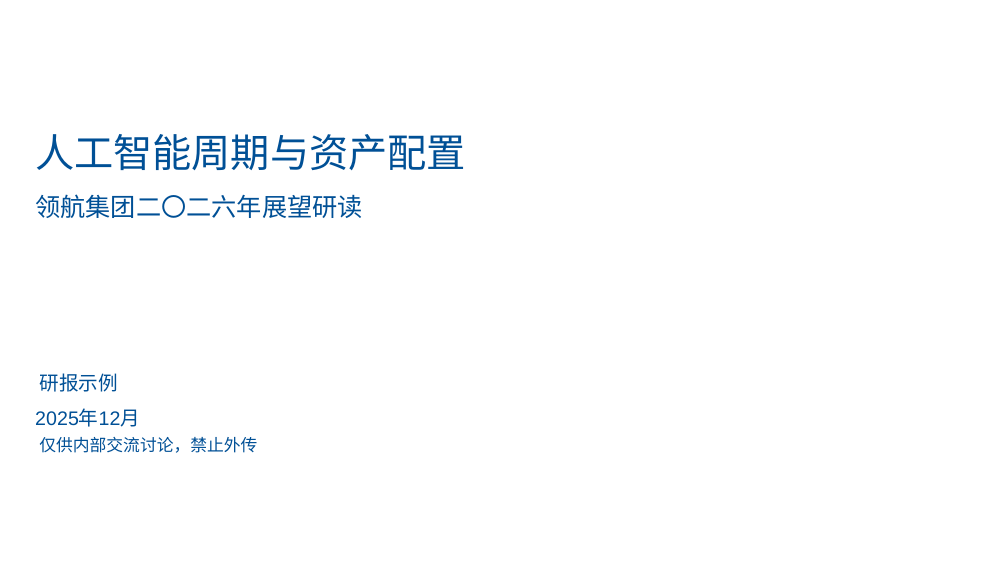
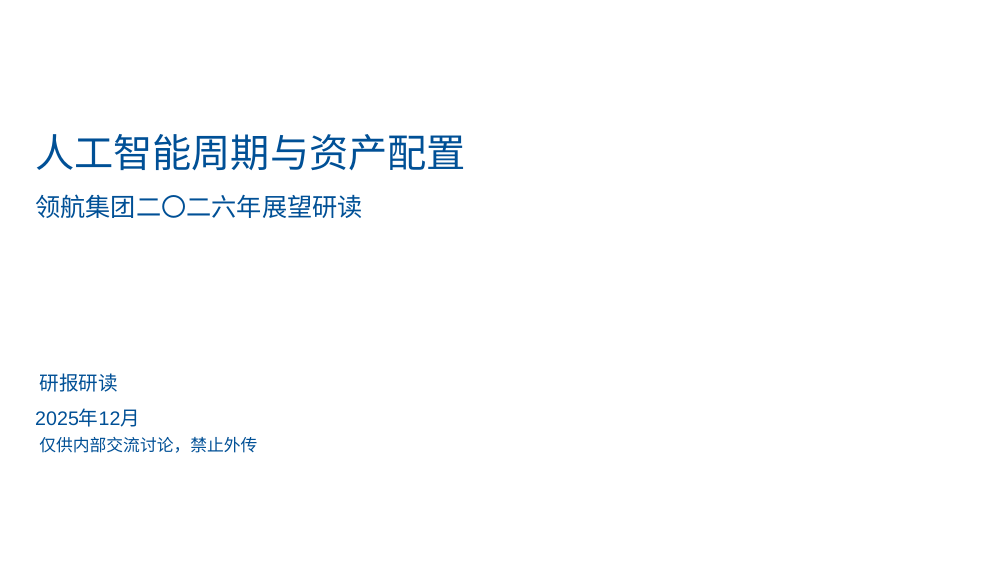
Before and after one commit to hyf901111-design/dsh-desktop, a slide deck: slide 1 of packages/dsh-research-task-runtime/assets/home-presentation/company-research-briefing.pptx. Drawn at 1008x568 pixels with LibreOffice and Linux fonts; fonts in the diff are those of the drawing; background and template pictures are left out. Boxes give left, top, right and bottom in pixels: in the first picture for what was removed or moved away, otherwise in the second. Text is boxed around its words. In the diff, an @@ line names an element or a change of style, - is before the commit and + after.

Commit message:
丰富投资研报教程成稿并补齐三章目录与九张数据图

```diff
--- a/packages/dsh-research-task-runtime/assets/home-presentation/company-research-briefing.pptx
+++ b/packages/dsh-research-task-runtime/assets/home-presentation/company-research-briefing.pptx
@@ text at bbox=[40, 373, 119, 392]: text changed @@
-研报示例
+研报研读
```
Also in this commit, not shown: 1 other slide changed, 13 slides added, 5 slides removed, 2 other files.
